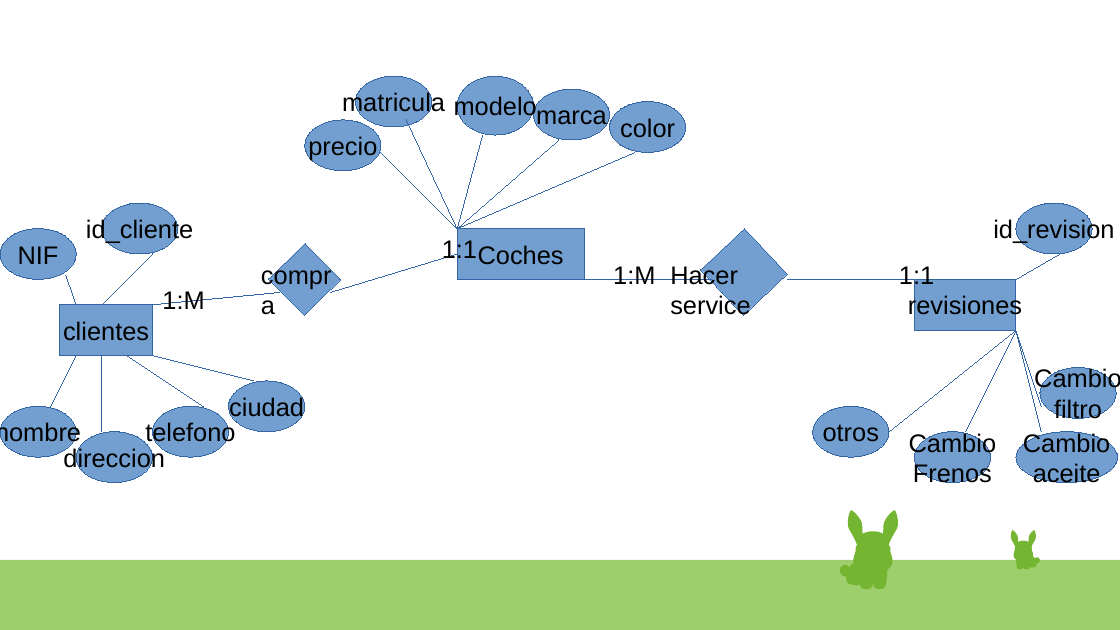
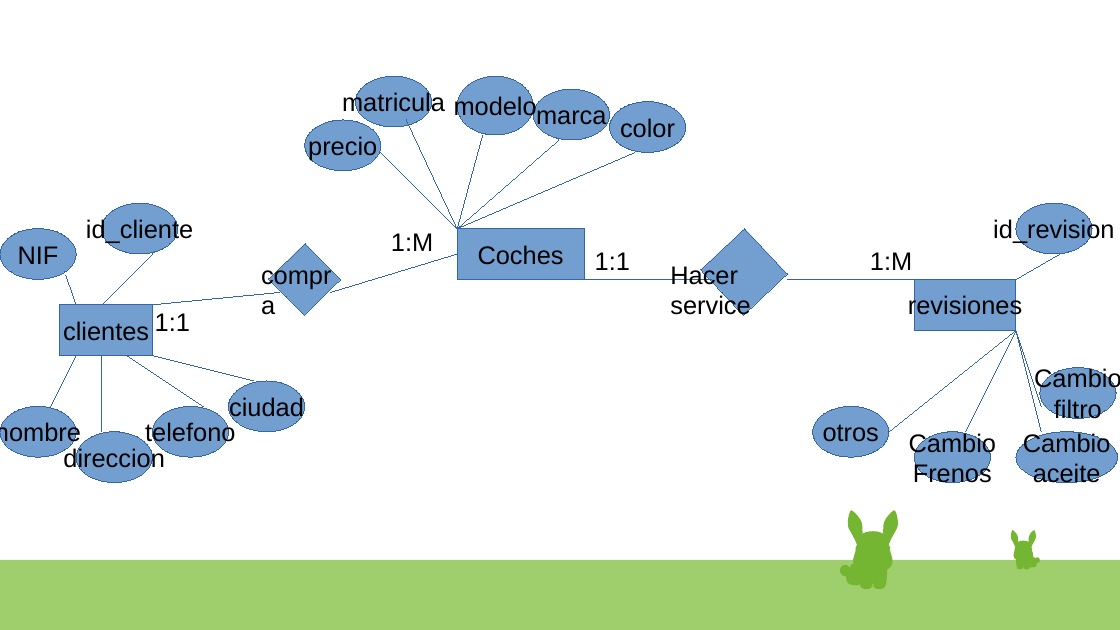
Before and after one commit to aka-leonel/basesDeDatos, a slide deck: slide 4 of unidad2/acividad laboratorio U2.pptx. Drawn at 1120x630 pixels with LibreOffice and Linux fonts; fonts in the diff are those of the drawing. Boxes give left, top, right and bottom in pixels: in the first picture for what was removed or moved away, otherwise in the second. Text is boxed around its words. In the diff, an @@ line names an element or a change of style, - is before the commit and + after.

```diff
--- a/unidad2/acividad laboratorio U2.pptx
+++ b/unidad2/acividad laboratorio U2.pptx
@@ text "1:M": place and size @@
-text "1:M" at (613, 266, 655, 284)
+text "1:M" at (391, 233, 433, 251)
@@ text "1:1" rewrapped from (442, 238, 477, 264) to (595, 252, 630, 270) @@
@@ text "1:M": place and size @@
-text "1:M" at (162, 291, 204, 309)
+text "1:M" at (870, 252, 912, 270)
@@ text "1:1" rewrapped from (899, 266, 934, 289) to (155, 313, 190, 331) @@
```
Also in this commit, not shown: 4 other slides changed.
